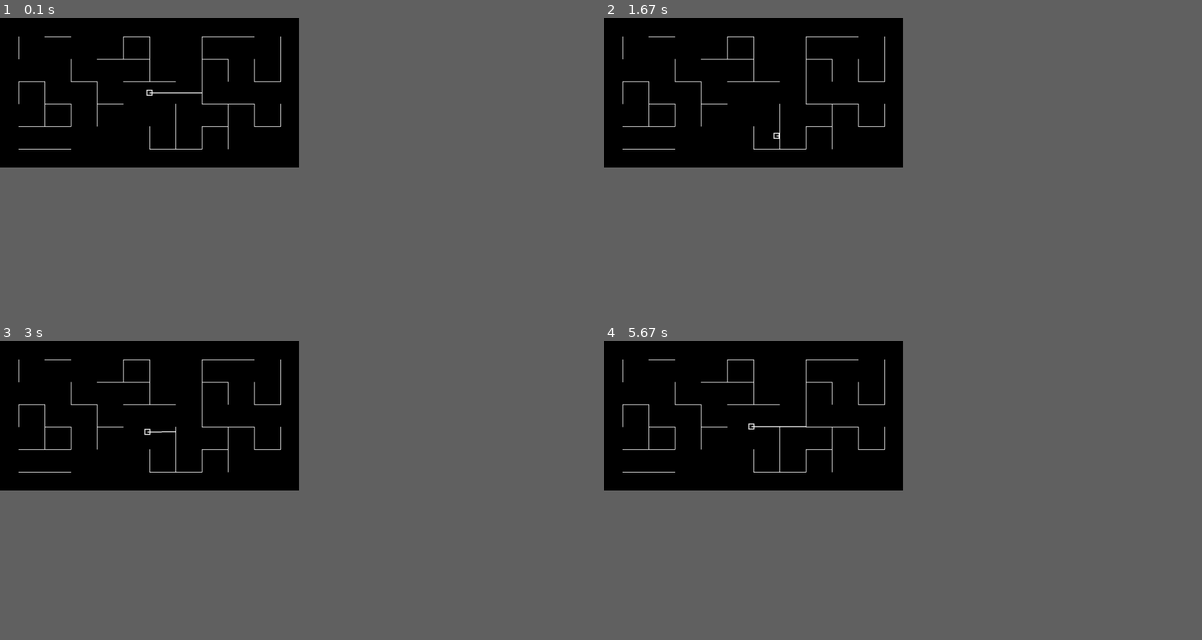
Above: before the commit, frames 1-4 (two rows, left to right).
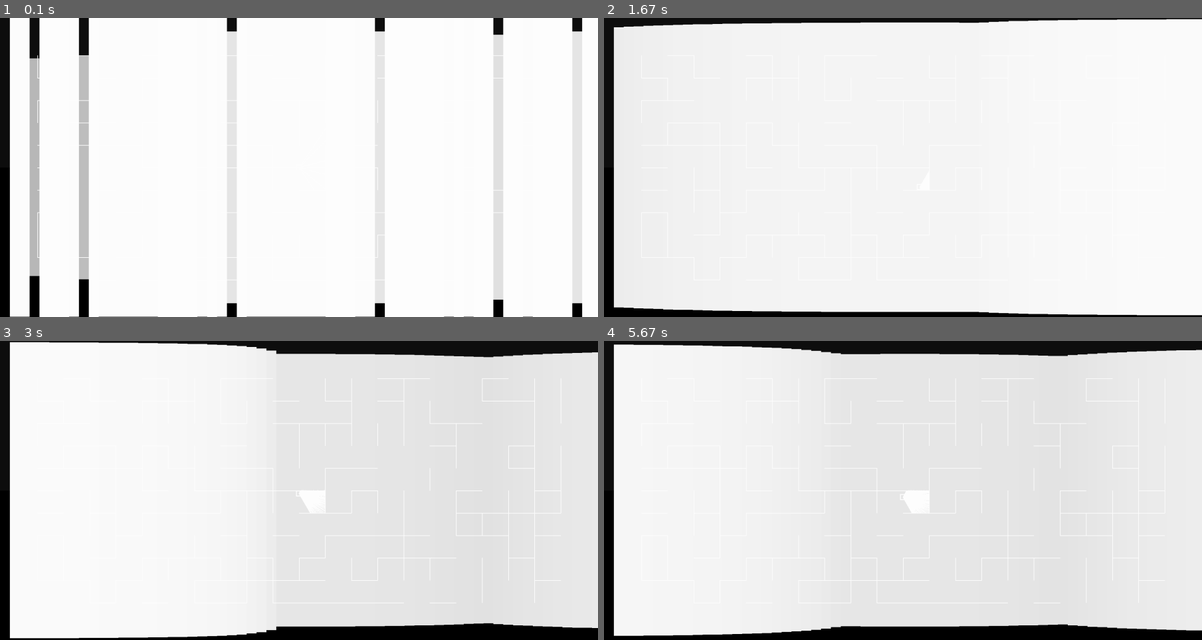
Above: after the commit, the same moments.

Repository: bruceamiller/Bulk-Coding-Store
Game: pygame game, started from Personal Projects/RayCollision.py
The game is run twice, just before and just after one commit, with the same random seed, the same clock (stepped at 60 frames per second) and the same inputs.
Inputs:
- Up to frame 1 (0.1 s): no input
- Up to frame 2 (1.67 s): hold D 0.33-0.8 s; hold W 0.83-1.3 s; hold D from 1.33 s (still down)
- Up to frame 3 (3 s): release D at 1.8 s; hold A 1.83-2.37 s; hold S 2.4-2.87 s; hold A from 2.9 s (still down)
- Up to frame 4 (5.67 s): release A at 3.37 s; hold W 3.4-3.87 s; hold D 3.9-4.53 s; hold S 4.57-5.03 s; hold A 5.07-5.53 s; hold D from 5.57 s (still down)
In our replay, the window is 450x225 before the commit and 900x450 after it. These sizes can differ from the game's own. Grey fills any space a smaller window leaves; there, only what the larger window draws over its background counts as a difference.

The runs differ from the first frame. In frame 1, 28% of the frame differs, in the area x 0-98%, y 0-100%; in frame 2, 26%; in frame 3, 30%, in the area x 0-100%, y 0-100%; in frame 4, 29%.

Commit message:
Update RayCollision.py
2.5-D rendering done, but uses a LOT of CPU

Diff:
--- a/Personal Projects/RayCollision.py
+++ b/Personal Projects/RayCollision.py
@@ -1,14 +1,22 @@
 import pygame, sys, math, random
+
+HEIGHT = 1000
+WIDTH = 2000
 
 def printScreen():
     screen.fill(pygame.Color('black'))
+    pygame.draw.rect(screen, pygame.Color((15, 15, 15)), pygame.Rect(0, 0, WIDTH, HEIGHT // 2))
+    for w in walls:
+        pygame.draw.rect(screen, pygame.Color((w[1], w[1], w[1])), w[0])
     pygame.draw.rect(screen, pygame.Color('white'), pygame.Rect(viewPoint[0] - playerSize // 2, viewPoint[1] - playerSize // 2, playerSize, playerSize), 3)
-    pygame.draw.line(screen, pygame.Color('white'), viewPoint, lineEndPoint, 3)
+    for r in rays:
+        pygame.draw.line(screen, pygame.Color('white'), viewPoint, r[:2], 3)
     for line in lines:
         pygame.draw.line(screen, pygame.Color('white'), line[0], line[1], 2)
     pygame.display.update()
 
-def detectCollisions(originalEndPoint):
+
+def detectCollisions(currentLineEndPt, slope, y_intercept):
     collisionPoints = []
     for currentLine in lines:
         if abs(currentLine[1][1] - currentLine[0][1]) <= abs(currentLine[1][0] - currentLine[0][0]): #If line is more horizontal than vertical, then we use y-intercept
@@ -18,7 +26,7 @@
             x = -(currentLine_y_int - y_intercept) / (slope - currentLine_slope) #What x matches both lines
             y = ((y_intercept * currentLine_slope) - (currentLine_y_int * slope)) / (currentLine_slope - slope) #What y matches both lines
 
-            if ((y <= viewPoint[1] and y >= originalEndPoint[1]) or (y >= viewPoint[1] and y <= originalEndPoint[1])) and (x >= currentLine[0][0] and x <= currentLine[1][0]): #y within view line range(y), and x within wall domain(x)
+            if ((y <= viewPoint[1] and y >= currentLineEndPt[1]) or (y >= viewPoint[1] and y <= currentLineEndPt[1])) and (x >= currentLine[0][0] and x <= currentLine[1][0]): #y within view line range(y), and x within wall domain(x)
                 collisionPoints.append([x, y])
         elif abs(currentLine[1][1] - currentLine[0][1]) > abs(currentLine[1][0] - currentLine[0][0]):
             slopeX = - 1 / slope
@@ -30,18 +38,19 @@
             x = ((x_intercept * currentLine_x_slope) - (currentLine_x_int * slopeX)) / (currentLine_x_slope - slopeX)
             y = (currentLine_x_int - x_intercept) / (slopeX - currentLine_x_slope)
 
-            if ((x <= viewPoint[0] and x >= originalEndPoint[0]) or (x >= viewPoint[0] and x <= originalEndPoint[0])) and (y >= currentLine[0][1] and y <= currentLine[1][1]):
+            if ((x <= viewPoint[0] and x >= currentLineEndPt[0]) or (x >= viewPoint[0] and x <= currentLineEndPt[0])) and (y >= currentLine[0][1] and y <= currentLine[1][1]):
                 collisionPoints.append([x, y])
     if collisionPoints:
-        longestDistance = float('inf')
+        shortestDistance = float('inf')
         for point in collisionPoints:
             newDistance = math.dist(viewPoint, point)
-            if newDistance < longestDistance:
+            if newDistance < shortestDistance:
                 closestPoint = point
-                longestDistance = newDistance
-        return closestPoint
+                shortestDistance = newDistance
+        return closestPoint, shortestDistance
     else:
-        return originalEndPoint
+        return currentLineEndPt, viewDistance
+
 
 def getMaze():
     vrtLines = []
@@ -51,8 +60,8 @@
     rightPadding = WIDTH // 16
     downPadding = WIDTH // 16
     upPadding = WIDTH // 16
-    hCells = 10
-    vCells = 5
+    hCells = 20
+    vCells = 10
 
     for row in range(vCells + 1):
         for hWall in range(hCells):
@@ -68,40 +77,12 @@
     lines.extend(hrzLines)
     return vrtLines, hrzLines, lines
 
-pygame.init()
-
-framerate = 60
-clock = pygame.time.Clock()
-
-rotateSpeed = 5
-moveSpeed = 3
-
-HEIGHT = 500
-WIDTH = 1000
-playerSize = 20
-
-viewPoint = [WIDTH // 2, HEIGHT // 2]
-viewAngle = 0
-#Line points at origin somewhere far off screen? Why?
-
-screen = pygame.display.set_mode((WIDTH, HEIGHT))
-pygame.display.set_caption('Ray Collision')
-
-lineEndPoint = [0, 0]
-viewDistance = WIDTH * 2
-
-cornerTouch = 3
-
-#lines = [[[WIDTH // 4, HEIGHT // 4], [WIDTH // 4, HEIGHT * 5 // 12]], [[WIDTH // 4, HEIGHT * 7 // 12], [WIDTH // 4, HEIGHT * 3 // 4]], [[WIDTH * 3 // 4, HEIGHT * 7 // 12], [WIDTH * 3 // 4, HEIGHT * 3 // 4]],
-#         [[WIDTH // 4, HEIGHT // 4], [WIDTH * 3 // 4, HEIGHT // 4]], [[WIDTH // 2, HEIGHT * 3 // 4], [WIDTH * 3 // 4, HEIGHT * 3 // 4]], [[WIDTH // 4, HEIGHT // 8], [WIDTH * 3 // 4, HEIGHT // 8]]]
-vrtLines, hrzLines, lines = getMaze()
-
-inputs = [(pygame.K_w, pygame.K_a, pygame.K_s, pygame.K_d, pygame.K_q, pygame.K_e),
-          ("moveForward", "moveLeft", "moveBack", "moveRight", "rotateLeft", "rotateRight"),
-          [False, False, False, False, False, False]]
-
-
-while True:
+
+inputs = [(pygame.K_w, pygame.K_a, pygame.K_s, pygame.K_d, pygame.K_q, pygame.K_e, pygame.K_LCTRL),
+          ("moveForward", "moveLeft", "moveBack", "moveRight", "rotateLeft", "rotateRight", "run"),
+          [False, False, False, False, False, False, False]]
+
+def getInputs():
     for event in pygame.event.get():
         if event.type == pygame.QUIT:
             pygame.quit()
@@ -114,52 +95,143 @@
             for i, keyName in enumerate(inputs[0]):
                 if event.key == keyName:
                     inputs[2][i] = False
-
+pygame.init()
+
+viewAngle = 0
+rotateSpeed = 5
+
+def rotateView(angle):
     if inputs[2][inputs[1].index("rotateRight")]:
-        viewAngle -= rotateSpeed
+        angle -= rotateSpeed
     if inputs[2][inputs[1].index("rotateLeft")]:
-        viewAngle += rotateSpeed
+        angle += rotateSpeed
+    if angle >= 360:
+        angle -= 360
+    return angle
+
+def getEndPoint(angle):
+    endPoint = [0, 0]
+    endPoint[0] = viewPoint[0] + viewDistance * math.sin(math.radians(angle) + math.pi / 2)
+    endPoint[1] = viewPoint[1] + viewDistance * math.cos(math.radians(angle) + math.pi / 2)
+    return endPoint
+
+moveSpeed = [0, 2, 5] # [currentMoveSpeed, walkSpeed, runSpeed]
+moveSpeed[0] = moveSpeed[1]
+
+viewPoint = [WIDTH // 2, HEIGHT // 2]
+
+def movePlayer(viewAngle):
+    if inputs[2][inputs[1].index("run")]:
+        moveSpeed[0] = moveSpeed[2]
+    else:
+        moveSpeed[0] = moveSpeed[1]
+
     if inputs[2][inputs[1].index("moveBack")]:
-        viewPoint[0] -= moveSpeed * math.sin(math.radians(viewAngle) + math.pi / 2)
-        viewPoint[1] -= moveSpeed * math.cos(math.radians(viewAngle) + math.pi / 2)
+        viewPoint[0] -= moveSpeed[0] * math.sin(math.radians(viewAngle) + math.pi / 2)
+        viewPoint[1] -= moveSpeed[0] * math.cos(math.radians(viewAngle) + math.pi / 2)
     if inputs[2][inputs[1].index("moveForward")]:
-        viewPoint[0] += moveSpeed * math.sin(math.radians(viewAngle) + math.pi / 2)
-        viewPoint[1] += moveSpeed * math.cos(math.radians(viewAngle) + math.pi / 2)
+        viewPoint[0] += moveSpeed[0] * math.sin(math.radians(viewAngle) + math.pi / 2)
+        viewPoint[1] += moveSpeed[0] * math.cos(math.radians(viewAngle) + math.pi / 2)
     if inputs[2][inputs[1].index("moveLeft")]:
-        viewPoint[0] -= moveSpeed * math.sin(math.radians(viewAngle))
-        viewPoint[1] -= moveSpeed * math.cos(math.radians(viewAngle))
+        viewPoint[0] -= moveSpeed[0] * math.sin(math.radians(viewAngle))
+        viewPoint[1] -= moveSpeed[0] * math.cos(math.radians(viewAngle))
     if inputs[2][inputs[1].index("moveRight")]:
-        viewPoint[0] += moveSpeed * math.sin(math.radians(viewAngle))
-        viewPoint[1] += moveSpeed * math.cos(math.radians(viewAngle))
-    if viewAngle >= 360:
-        viewAngle -= 360
-
-    lineEndPoint[0] = viewPoint[0] + viewDistance * math.sin(math.radians(viewAngle) + math.pi / 2)
-    lineEndPoint[1] = viewPoint[1] + viewDistance * math.cos(math.radians(viewAngle) + math.pi / 2)
-
+        viewPoint[0] += moveSpeed[0] * math.sin(math.radians(viewAngle))
+        viewPoint[1] += moveSpeed[0] * math.cos(math.radians(viewAngle))
+
+    lineEndPoint[:2] = getEndPoint(viewAngle)
+
+def getSlope(angle):
+    #
+    # Takes angle, returns slope of line
+    #
     try:
-        slope = 1 / -math.tan(math.radians(viewAngle) + math.pi / 2)
+        slope = -1 / math.tan(math.radians(angle) + math.pi / 2)
     except ZeroDivisionError:
-        slope = 100000
-
+        slope = 10000
+    return slope
+
+def getY_Intercept(slope):
+    y_intercept = (viewPoint[0] * slope + viewPoint[1])
+    return y_intercept
+
+FOV = 120
+rayNum = 60
+lineEndPoint = [0, 0]
+rays = []
+for r in range(rayNum): #Ray: [endpoint_x endpoint_y, angle, rayDistance]
+    rayAngle = (FOV / (rayNum - 1)) * (r) + viewAngle - FOV // 2
+    rays.append([0, 0, rayAngle, 255])
+
+def getWalls():
+    walls = []
+    for i, r in enumerate(rays):
+        wallDepth = 255 - 255 * (r[3] / viewDistance)
+
+        wallWidth = WIDTH // rayNum
+        wallHeight = HEIGHT * ((wallDepth) / 255)
+
+        wallLeft = wallWidth * (rayNum - i)
+        wallTop = (HEIGHT - wallHeight) / 2
+
+
+        wallRect = [pygame.Rect(wallLeft, wallTop, wallWidth, wallHeight), wallDepth]
+        walls.append(wallRect)
+        print(wallDepth)
+
+    return walls
+
+screen = pygame.display.set_mode((WIDTH, HEIGHT))
+pygame.display.set_caption('Ray Collision')
+
+
+viewDistance = 1000
+wallColor = 255 # for graphics
+
+
+
+
+
+playerSize = 20
+framerate = 60
+clock = pygame.time.Clock()
+
+vrtLines, hrzLines, lines = getMaze()
+
+while True:
+    getInputs()
+
+    viewAngle = rotateView(viewAngle)
+    movePlayer(viewAngle)
+
+
+    for r in rays:
+        r[2] = rotateView(r[2])
+        r[:2] = getEndPoint(r[2])
+
+        raySlope = getSlope(r[2])
+        rayIntercept = getY_Intercept(raySlope)
+        rayOrigEndPt = r[:2]
+        r[:2], r[3] = detectCollisions(rayOrigEndPt, raySlope, rayIntercept)
+        r[:2],
+
+    #Collision w/ player
     for line in vrtLines:
         leftDistance = line[0][0] - viewPoint[0]
         rightDistance = viewPoint[0] - line[0][0]
-        if 0 < leftDistance < playerSize // 2 and line[0][1] - playerSize // 2 + cornerTouch  < viewPoint[1] < line[1][1] + playerSize // 2 - cornerTouch:
+        if 0 < leftDistance < playerSize // 2 and line[0][1] - playerSize // 2 + moveSpeed[0] + 1  < viewPoint[1] < line[1][1] + playerSize // 2 - moveSpeed[0] - 1:
             viewPoint[0] -= playerSize // 2 - leftDistance
-        elif 0 < rightDistance < playerSize // 2 and line[0][1] - playerSize // 2 + cornerTouch < viewPoint[1] < line[1][1] + playerSize // 2 - cornerTouch:
+        elif 0 < rightDistance < playerSize // 2 and line[0][1] - playerSize // 2 + moveSpeed[0] + 1 < viewPoint[1] < line[1][1] + playerSize // 2 - moveSpeed[0] - 1:
             viewPoint[0] += playerSize // 2 - rightDistance
     for line in hrzLines:
         upDistance = line[0][1] - viewPoint[1]
         downDistance = viewPoint[1] - line[0][1]
-        if 0 < upDistance < playerSize // 2 and line[0][0] - playerSize // 2 + cornerTouch < viewPoint[0] < line[1][0] + playerSize // 2 - cornerTouch:
+        if 0 < upDistance < playerSize // 2 and line[0][0] - playerSize // 2 + moveSpeed[0] + 1 < viewPoint[0] < line[1][0] + playerSize // 2 - moveSpeed[0] - 1:
             viewPoint[1] -= playerSize // 2 - upDistance
-        elif 0 < downDistance < playerSize // 2 and line[0][0] - playerSize // 2 + cornerTouch < viewPoint[0] < line[1][0] + playerSize // 2 - cornerTouch:
+        elif 0 < downDistance < playerSize // 2 and line[0][0] - playerSize // 2 + moveSpeed[0] + 1 < viewPoint[0] < line[1][0] + playerSize // 2 - moveSpeed[0] - 1:
             viewPoint[1] += playerSize // 2 - downDistance
 
-    y_intercept = (viewPoint[0] * slope + viewPoint[1])
-
-    lineEndPoint = detectCollisions(lineEndPoint)
+    walls = getWalls()
 
     printScreen()
     clock.tick(framerate)
